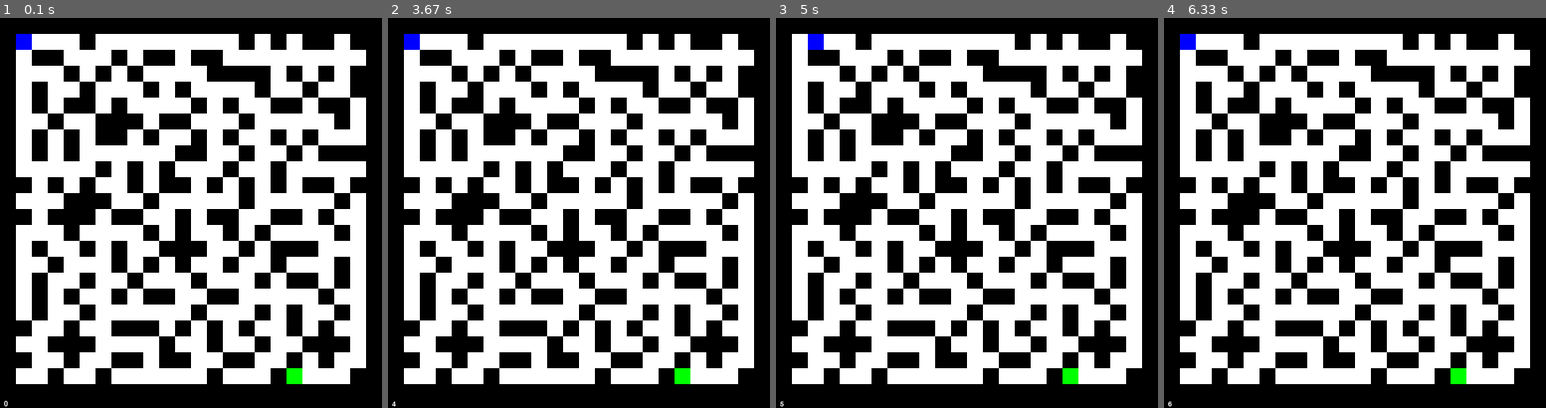
Above: before the commit, frames 1-4 (left to right).
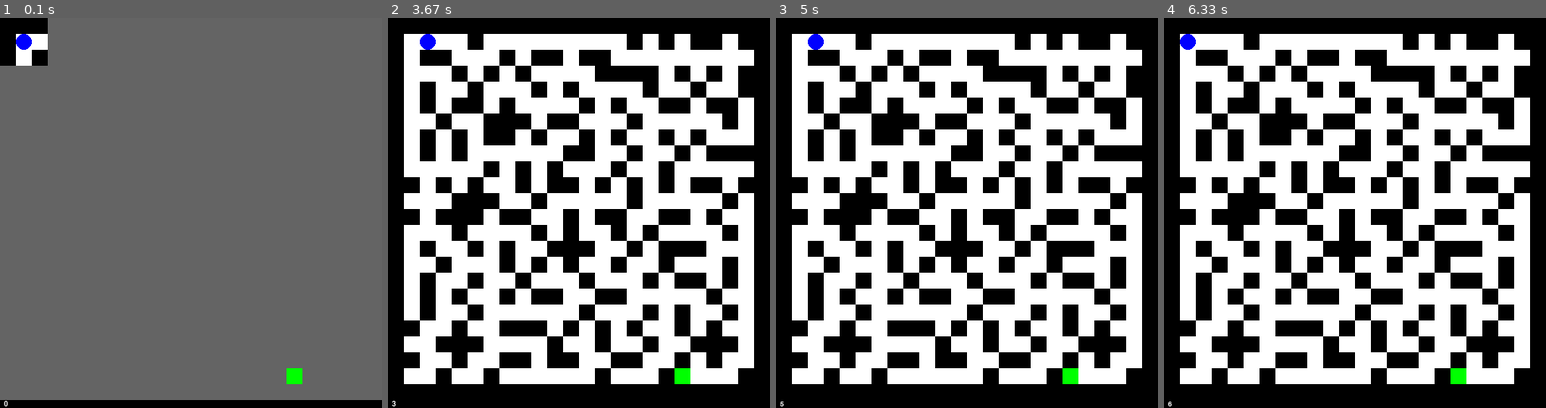
Above: after the commit, the same moments.

Repository: Marko0513/PyGame
Game: pygame game, started from maze.py
Two runs of this game, one before a commit and one after it. Both use one fixed random seed, a clock stepped at 60 frames per second and the inputs below. The source is Python 2; it was converted automatically to run under Python 3.
Inputs:
- Up to frame 1 (0.1 s): no input
- Up to frame 2 (3.67 s): hold S 0.33-0.8 s; hold Right 0.33-0.8 s; tap Enter at 1.83 s; hold Right 2.2-2.67 s; hold Left 2.7-3.23 s; hold Left from 3.6 s (still down)
- Up to frame 3 (5 s): release Left at 4 s; hold Right from 4.43 s (still down)
- Up to frame 4 (6.33 s): release Right at 5.07 s; hold Left 5.5-5.97 s

The runs differ from the first frame. In frame 1, 96% of the frame differs, in the area x 0-100%, y 0-98%; in frame 2, 0.3%; in frame 3, less than 0.1%; in frame 4, less than 0.1%.

Commit message:
Completed implementation and testing of maze game.

Diff:
--- a/maze.py
+++ b/maze.py
@@ -1,5 +1,5 @@
 """
-A-maze-ing Race
+Maze game.
 
 Written by Grant Jenks
 http://www.grantjenks.com/
@@ -31,15 +31,21 @@
 
 tiles, block = 24, 20
 size = width, height = (tiles * block), (tiles * block + 10)
+
 dirs = up, right, down, left = (-tiles, 1, tiles, -1)
-start = tiles + 1
-extra, boundary, wall, hall = 3, 2, 1, 0
+view = (up, right, down, left, up - 1, up + 1, down - 1, down + 1)
+
+hall, wall, boundary, extra = 0, 1, 2, 3
+
+red, green, blue = (255, 0, 0), (0, 255, 0), (0, 0, 255)
+white, grey, black = (255, 255, 255), (100, 100, 100), (0, 0, 0)
+
 font = pygame.font.Font(None, 14)
 clock = pygame.time.Clock()
 screen = pygame.display.set_mode(size)
 
 def make_maze():
-    global maze, end, player, moves
+    global maze, player, end, moves
 
     # Create the initial, empty maze.
 
@@ -50,7 +56,8 @@
     # Make the maze. This is a randomized version of Prim's algorithm
     # to build a minimum spanning tree.
 
-    maze[start] = 0
+    player = tiles + 1
+    maze[player] = 0
     frontier = [tiles + 2, 2 * tiles + 1]
     while len(frontier) > 0:
         pos = random.randrange(len(frontier))
@@ -68,7 +75,7 @@
 
     # End goal should be farthest reachable hall.
 
-    frontier = [start]
+    frontier = [player]
     while True:
         next = []
         for front in frontier:
@@ -85,25 +92,27 @@
         if val == extra: maze[pos] = hall
 
     moves = 0
-    player = start
     end = last
+
+def draw_tile(func, color, pos):
+    left = (pos % tiles) * block
+    top = (pos / tiles) * block
+    func(screen, color, (left, top, block, block))
 
 def draw_maze():
     for pos, val in enumerate(maze):
-        left = (pos % tiles) * block
-        top = (pos / tiles) * block
-        color = {hall: (255, 255, 255),
-                 wall: (0, 0, 0),
-                 boundary: (0, 0, 0)}[val]
-        pygame.draw.rect(screen, color, (left, top, block, block))
+        color = white if val == hall else black
+        draw_tile(pygame.draw.rect, color, pos)
 
-    left = (player % tiles) * block
-    top = (player / tiles) * block
-    pygame.draw.rect(screen, (0, 0, 255), (left, top, block, block))
+def draw_view():
+    for diff in view:
+        pos = player + diff
+        color = white if maze[pos] == hall else black
+        draw_tile(pygame.draw.rect, color, pos)
 
-    left = (end % tiles) * block
-    top = (end / tiles) * block
-    pygame.draw.rect(screen, (0, 255, 0), (left, top, block, block))
+    draw_tile(pygame.draw.rect, white, player)
+    draw_tile(pygame.draw.rect, green, end)
+    draw_tile(pygame.draw.ellipse, blue, player)
 
     pygame.draw.rect(screen, (0, 0, 0), (0, width, width, 10))
     surface = font.render(str(moves), True, (255, 255, 255))
@@ -113,7 +122,8 @@
 
 def restart():
     make_maze()
-    draw_maze()
+    pygame.draw.rect(screen, grey, (0, 0, width, height))
+    draw_view()
 
 restart()
 
@@ -136,17 +146,19 @@
             move_dir = left
         elif event.key == K_r:
             restart()
+        elif event.key == K_s:
+            draw_maze()
+            draw_view()
         elif event.key == K_q:
             pygame.event.post(pygame.event.Event(QUIT))
 
-    if move_dir is None: continue
     if player == end: continue
 
-    if maze[player + move_dir] == hall:
-        player += move_dir
-        moves += 1
-
-    draw_maze()
+    if move_dir is not None:
+        if maze[player + move_dir] == hall:
+            player += move_dir
+            moves += 1
+        draw_view()
 
     pygame.display.flip()
     clock.tick(12)
